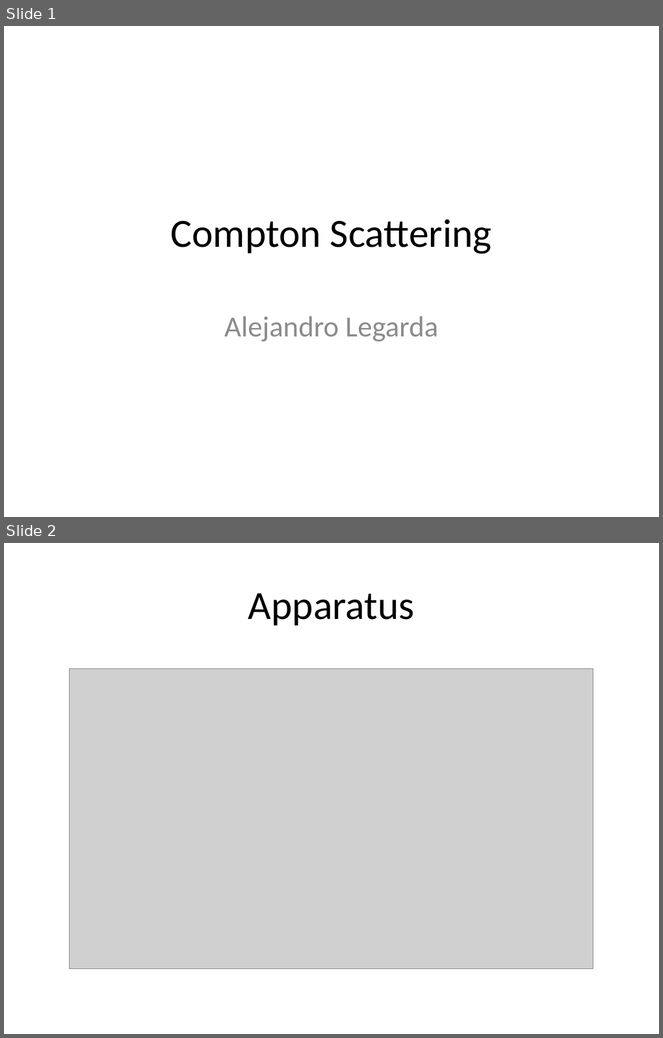
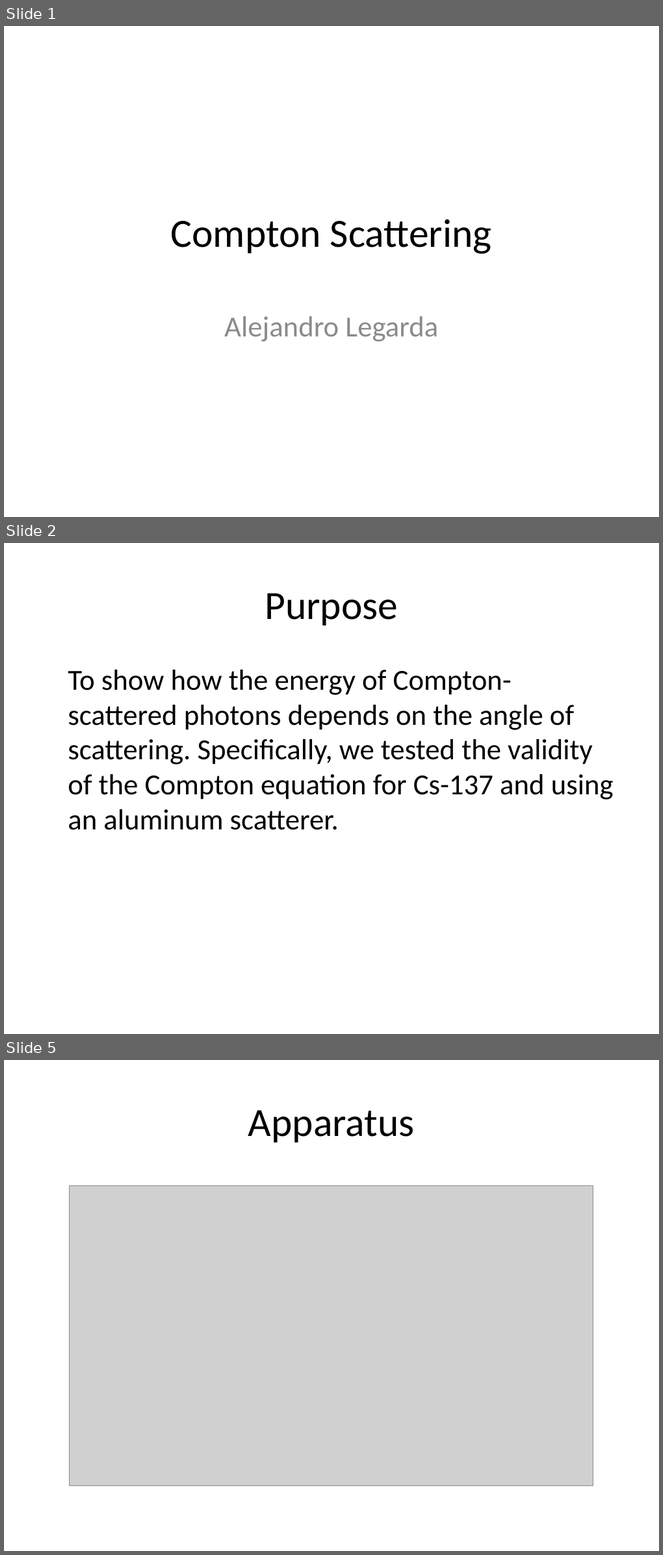
Before and after one commit to bzcheeseman/phys211, a slide deck: Alex/Compton Scattering/Compton Scattering.pptx. Shown one above the other, each under a label of ours: slides 1 and 2 before the commit, slides 1, 2 and 5 after it; the slides between them are not shown. The pictures are 663x1038 and 663x1555 pixels, drawn with LibreOffice and Linux fonts; fonts in the diff are those of the drawing; grey boxes stand for pictures. Boxes give left, top, right and bottom in pixels: in the first picture for what was removed or moved away, otherwise in the second. Text is boxed around its words. In the diff, an @@ line names an element or a change of style, - is before the commit and + after.

```diff
--- a/Alex/Compton Scattering/Compton Scattering.pptx
+++ b/Alex/Compton Scattering/Compton Scattering.pptx
@@ slide 2 added at [4, 543, 659, 1034], background #FFFFFF @@
@@ title added at [265, 593, 398, 626], 44 pt, text #000000 @@
+Purpose
@@ text added at [68, 670, 614, 830], 32 pt, text #000000 @@
+To show how the energy of Compton-scattered photons depends on the angle of scattering. Specifically, we tested the validity of the Compton equation for Cs-137 and using an aluminum scatterer.
@@ what was slide 2 is now slide 5 @@
```
Also in this commit, not shown: 5 other slides added, 11 other files.
